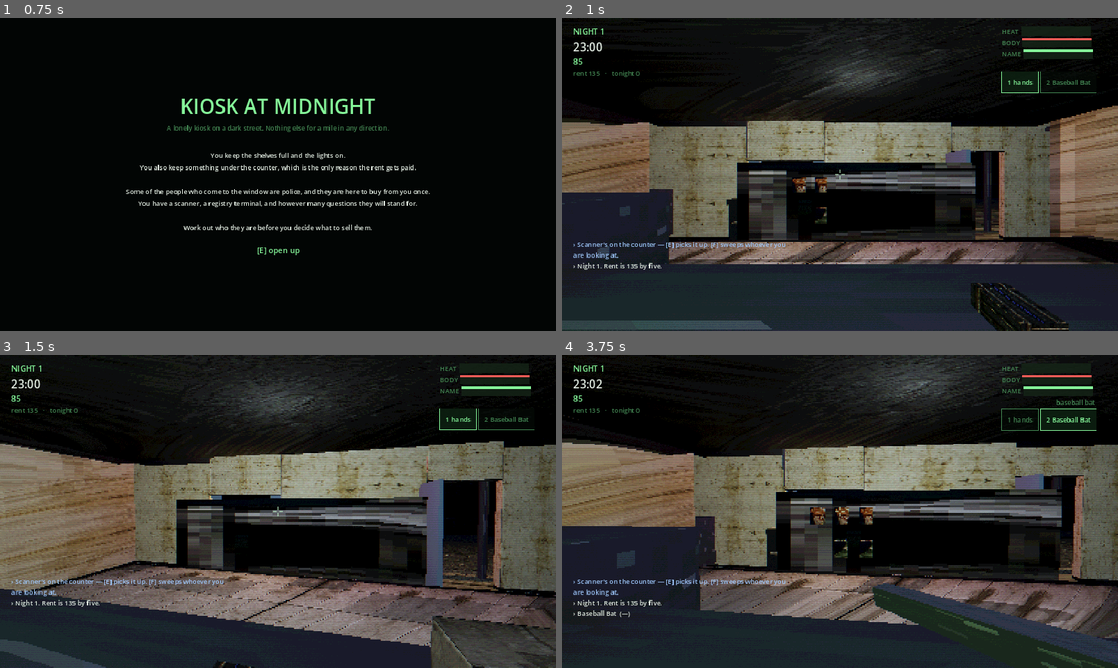
Above: before the commit, frames 1-4 (two rows, left to right).
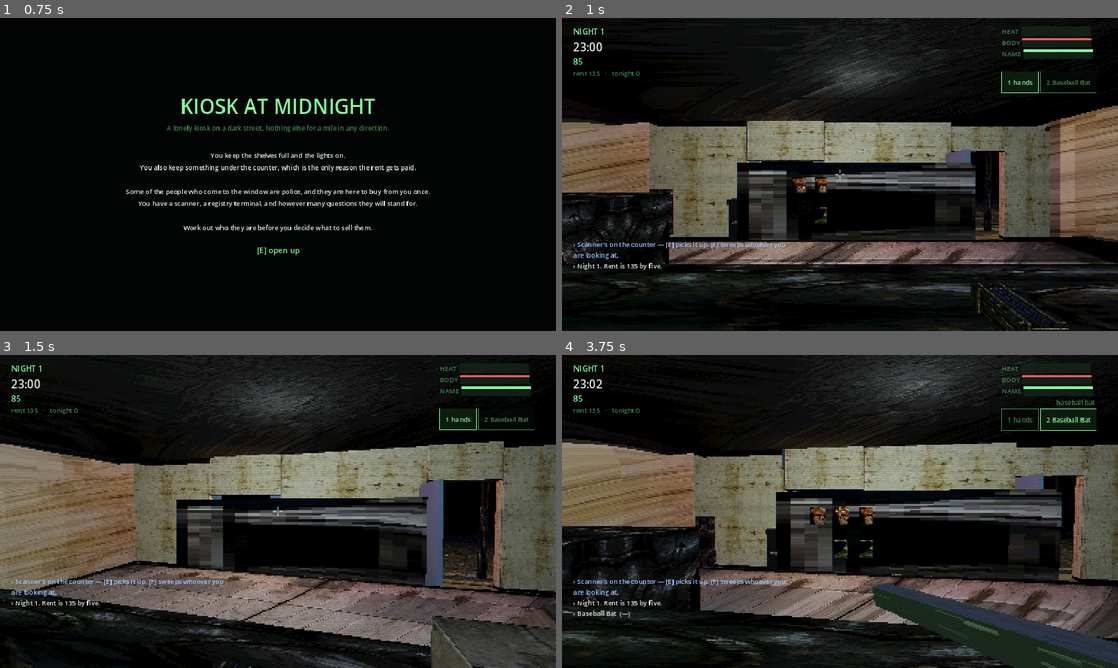
Above: after the commit, the same moments.

Repository: deeal87/Steam-game1
Game: Godot game, scene res://scenes/Boot.tscn
The game is run twice, just before and just after one commit, with the same random seed, the same clock (stepped at 60 frames per second) and the same inputs.
Inputs (mouse positions are in pixels of both pictures, inside the frame that each line leads up to):
- Up to frame 1 (0.75 s): tap Enter at 0.5 s; move the mouse to (400, 158) at 0.52 s; hold D (move_right) from 0.53 s (still down); right-click (400, 158) at 0.6 s; click (400, 158) at 0.67 s
- Up to frame 2 (1 s): keep holding D (move_right); tap Space (jump) at 0.77 s
- Up to frame 3 (1.5 s): tap Space (jump) at 1.07 s; move the mouse to (250, 511) at 1.27 s; release D (move_right) at 1.28 s; hold W (move_forward) from 1.28 s (still down); tap Ctrl (crouch) at 1.35 s
- Up to frame 4 (3.75 s): keep holding W (move_forward); tap Space (jump) at 1.52, 1.82, 3.02, 3.32 s; move the mouse to (851, 505) at 2.02 s; press the mouse at (851, 505) at 2.03 s; move the mouse to (834, 517) at 2.77 s; release the mouse at (834, 517) at 2.78 s; tap X (holster) at 2.85 s; click (834, 517) at 2.92 s; move the mouse to (878, 514) at 3.52 s; hold E (interact) from 3.53 s (still down)

Frame 1 is identical in both runs. In frame 2, 21% of the frame differs, in the area x 0-100%, y 32-100%; in frame 3, 11%; in frame 4, 15%.

Commit message:
Put the rest of the pack on the world
The cuts that were sitting in textures/ unused now have surfaces. Lamp
posts, bins, skips and the awning take the pipe swatch — the closest thing
in the pack to a surface rather than an object, which matters because that
one material goes on a dozen shapes of very different size. The terminal's
monitor takes the CRT, keeping its glow: the interface is drawn on a panel
in front of it, and a dead grey box beside a lit interface reads as switched
off. The stockroom gets a concrete floor and the tunnels get stone, both of
which had been sharing a material with the walls around them.

The shutter deliberately keeps its generated corrugation. Nothing in the
pack is ribbed metal, and a flat panel across the front of the shop would
lose the one thing that says shutter rather than wall.

Ninety painted surfaces, all confirmed loaded in the shipped binary.

Verified: smoke, balance and soak clean; all three platforms export;
screenshots re-rendered.

Co-Authored-By: Claude Opus 5 <noreply@anthropic.com>
Claude-Session: https://claude.ai/code/session_01Y2H3cv3gXyithUA67HDMt6

Diff:
--- a/scripts/world/SewerBuilder.gd
+++ b/scripts/world/SewerBuilder.gd
@@ -184,7 +184,7 @@
 
 	var floor_size := Vector3(length, 0.3, half_w * 2) if along_x else Vector3(half_w * 2, 0.3, length)
 	parent.add_child(ProcMesh.solid_box(floor_size, mid + Vector3(0, -0.15, 0),
-		world.mat("sewer_brick"), "TunnelFloor"))
+		world.mat("sewer_floor"), "TunnelFloor"))
 
 	var water := Vector3(length, 0.06, half_w * 0.9) if along_x else Vector3(half_w * 0.9, 0.06, length)
 	parent.add_child(ProcMesh.box(water, mid + Vector3(0, 0.03, 0), world.mat("water"), "Water"))
--- a/scripts/world/World.gd
+++ b/scripts/world/World.gd
@@ -196,10 +196,23 @@
 		ProcTex.grime(Color(0.26, 0.26, 0.25), 0.5, 61), 4.0, 3.0)
 	_mats["counter"] = _surface("counter_front", ProcTex.grime(Color(0.30, 0.24, 0.18), 0.4, 71), 2.0, 1.0)
 	_mats["steel"] = _surface("steel", ProcTex.metal(Color(0.30, 0.31, 0.33), 81), 1.0, 1.0)
-	_mats["dark_steel"] = ProcMesh.mat(ProcTex.metal(Color(0.14, 0.14, 0.16), 83))
+	# Lamp posts, bins, skips, the awning — the dull painted steel everything
+	# outdoors is made of. The pipe swatch is the closest thing in the pack to a
+	# surface rather than an object, which matters because this one goes on a
+	# dozen shapes of wildly different size.
+	_mats["dark_steel"] = _surface("pipe_metal",
+		ProcTex.metal(Color(0.14, 0.14, 0.16), 83), 1.0, 2.0, Color(0.72, 0.72, 0.76))
+	# The shutter keeps its generated corrugation. Nothing in the pack is ribbed
+	# metal, and a flat panel over the front of the shop would lose the one thing
+	# that says it is a shutter and not a wall.
 	_mats["shutter"] = ProcMesh.mat(ProcTex.corrugated(Color(0.26, 0.26, 0.28), 91), 2.0)
 	_mats["glass"] = ProcMesh.mat(ProcTex.flat(Color(0.30, 0.35, 0.38)), 1.0, Color(0.4, 0.5, 0.55), 0.06)
-	_mats["screen"] = ProcMesh.mat(ProcTex.flat(Color(0.10, 0.35, 0.16)), 1.0, Color(0.20, 0.85, 0.35), 1.3)
+	# The terminal's monitor. Keeps its glow either way — the interface is drawn
+	# on a panel in front of it, so this is the box the screen lives in, and a
+	# dead grey box beside a lit interface reads as switched off.
+	_mats["screen"] = _surface("crt_screen",
+		ProcTex.flat(Color(0.10, 0.35, 0.16)), 1.0, 1.0,
+		Color(0.85, 1.0, 0.88), Color(0.20, 0.85, 0.35), 1.3)
 	# The shop's own sign. The pack has one that says KIOSK 24/7, which is what
 	# the place is called, so it replaces the generated neon strip entirely — and
 	# the glow comes down with it, because a lit box sign is a photograph of
@@ -228,6 +241,10 @@
 	# The shelving carcass. Its own entry rather than sharing `dark_steel` with
 	# the lamp posts and the shutter frame — those are all the same grey metal in
 	# code, and a photograph of a shelf unit stretched over a lamp post is not.
+	_mats["stock_floor"] = _surface("floor_concrete",
+		ProcTex.grime(Color(0.30, 0.30, 0.29), 0.5, 161), 5.0, 5.0)
+	_mats["sewer_floor"] = _surface("sewer_floor", ProcTex.brick(137), 5.0, 4.0,
+		Color(1.35, 1.35, 1.30))
 	_mats["rack"] = _surface("shelf_rack_metal",
 		ProcTex.metal(Color(0.14, 0.14, 0.16), 83), 1.0, 1.0)
 	_mats["cardboard"] = _surface("cardboard",
@@ -639,7 +656,7 @@
 	var cz := (STOCK_MIN_Z + STOCK_MAX_Z) * 0.5
 
 	room.add_child(ProcMesh.solid_box(Vector3(w, 0.2, d), Vector3(cx, -0.1, cz),
-		mat("concrete"), "StockFloor"))
+		mat("stock_floor"), "StockFloor"))
 	room.add_child(ProcMesh.solid_box(Vector3(w + 0.4, 0.2, d + 0.4),
 		Vector3(cx, STOCK_CEILING + 0.1, cz), mat("ceiling"), "StockCeiling"))
 	room.add_child(ProcMesh.solid_box(Vector3(w + 0.4, STOCK_CEILING, 0.2),
